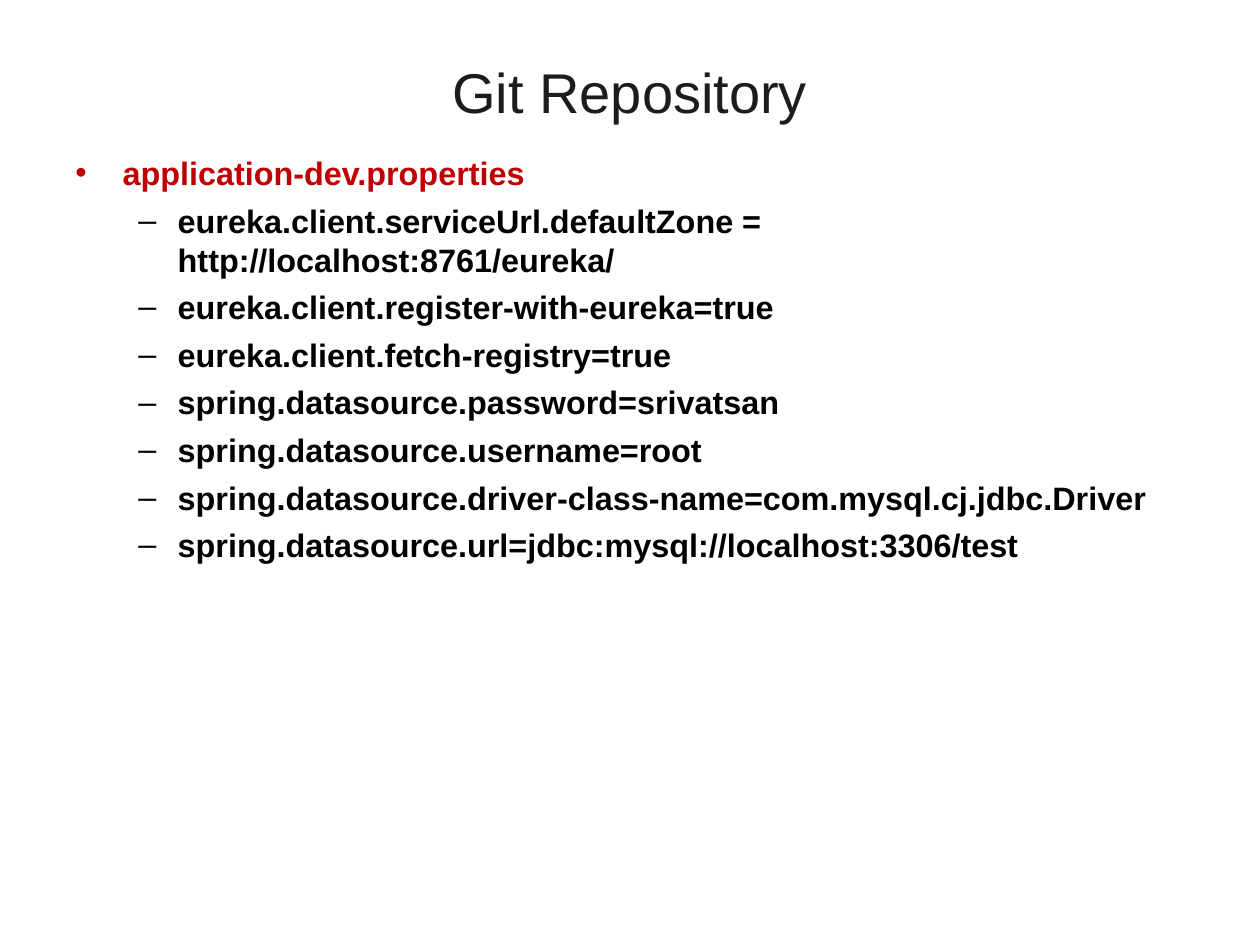
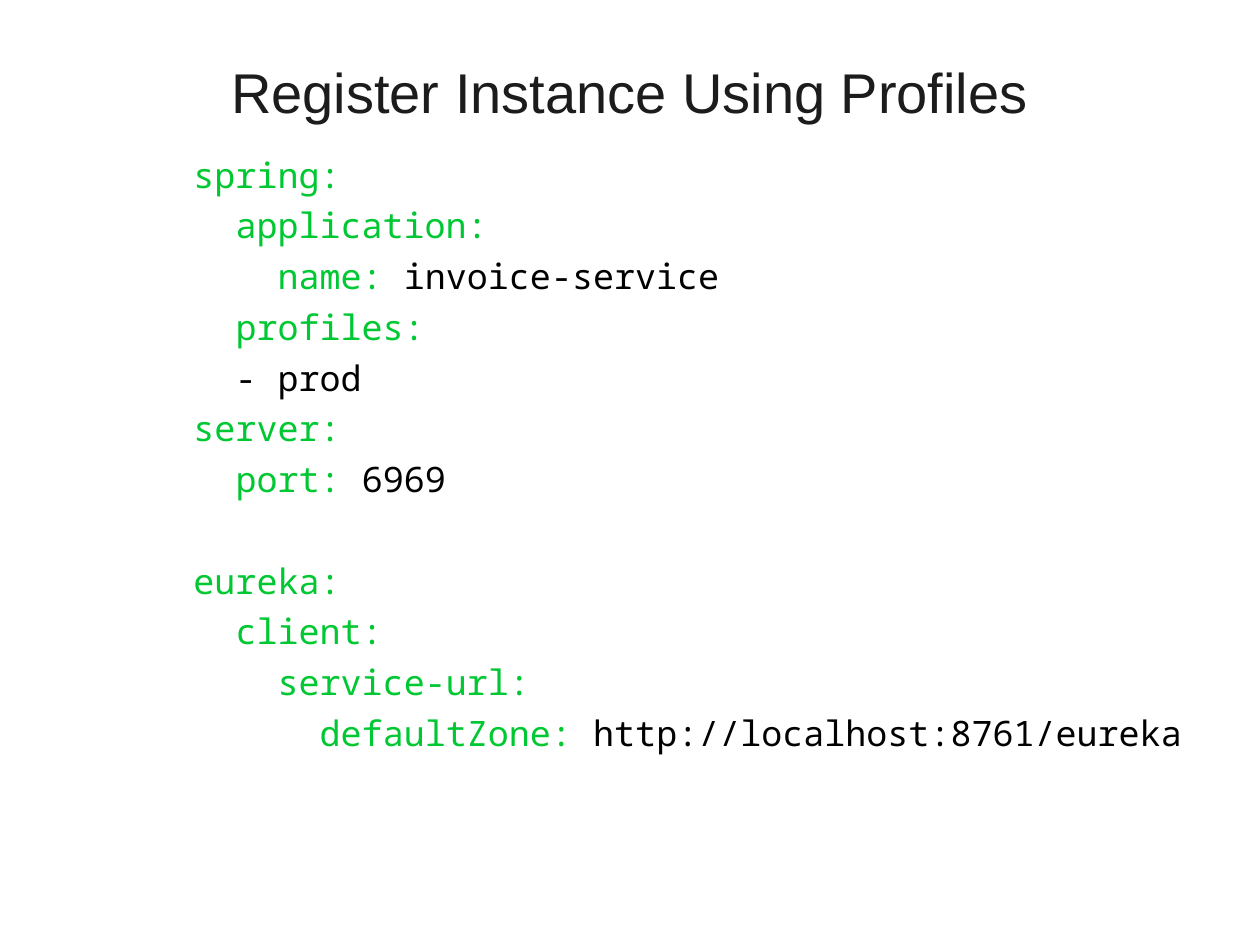
Before and after one commit to vatsank/spring_presentations, a slide deck: slide 112 of SpringMicroService_Module1_Ver01.ppt (slide 73 before the commit). Drawn at 1260x945 pixels with LibreOffice and Linux fonts; fonts in the diff are those of the drawing; background and template pictures are left out. Boxes give left, top, right and bottom in pixels: in the first picture for what was removed or moved away, otherwise in the second. Text is boxed around its words. In the diff, an @@ line names an element or a change of style, - is before the commit and + after.

```diff
--- a/SpringMicroService_Module1_Ver01.ppt
+++ b/SpringMicroService_Module1_Ver01.ppt
@@ title at [231,72,1028,124]: text changed @@
-Git Repository
+Register Instance Using Profiles
@@ text at [193,161,1182,755]: text changed; size 18.5 to 20 pt; font Arial to Noto Sans Mono; text colour #000000 to #00C832; bold off @@
-• application-dev.properties
-  – eureka.client.serviceUrl.defaultZone = http://localhost:8761/eureka/
-  – eureka.client.register-with-eureka=true
-  – eureka.client.fetch-registry=true
-  – spring.datasource.password=srivatsan
-  – spring.datasource.username=root
-  – spring.datasource.driver-class-name=com.mysql.cj.jdbc.Driver
-  – spring.datasource.url=jdbc:mysql://localhost:3306/test
+    spring:
+    application:
+    name: invoice-service
+    profiles:
+    - prod
+    server:
+    port: 6969
+    eureka:
+    client:
+    service-url:
+    defaultZone: http://localhost:8761/eureka
```
Also in this commit, not shown: 46 other slides changed, 22 slides added, 4 slides removed, 2 other files.
